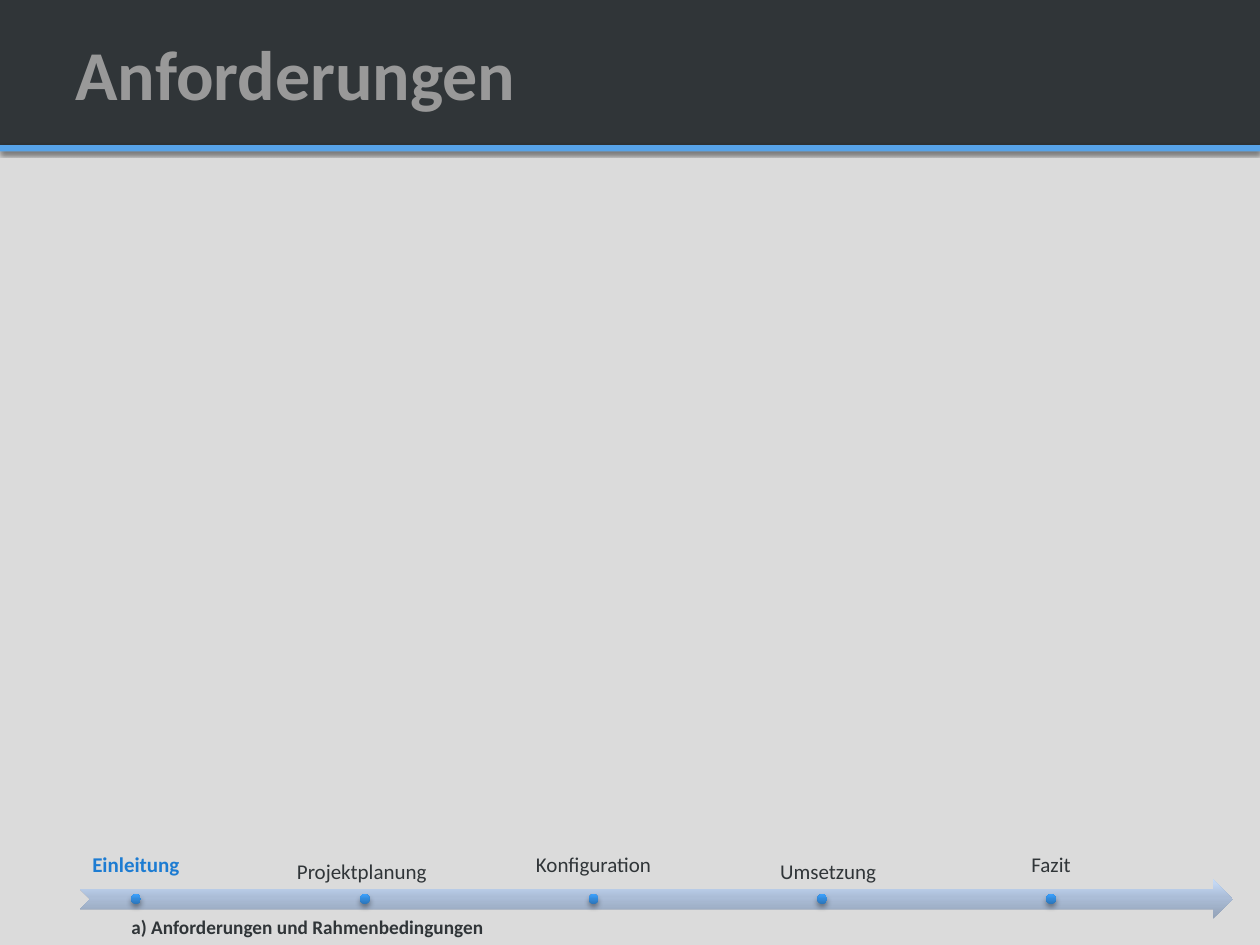
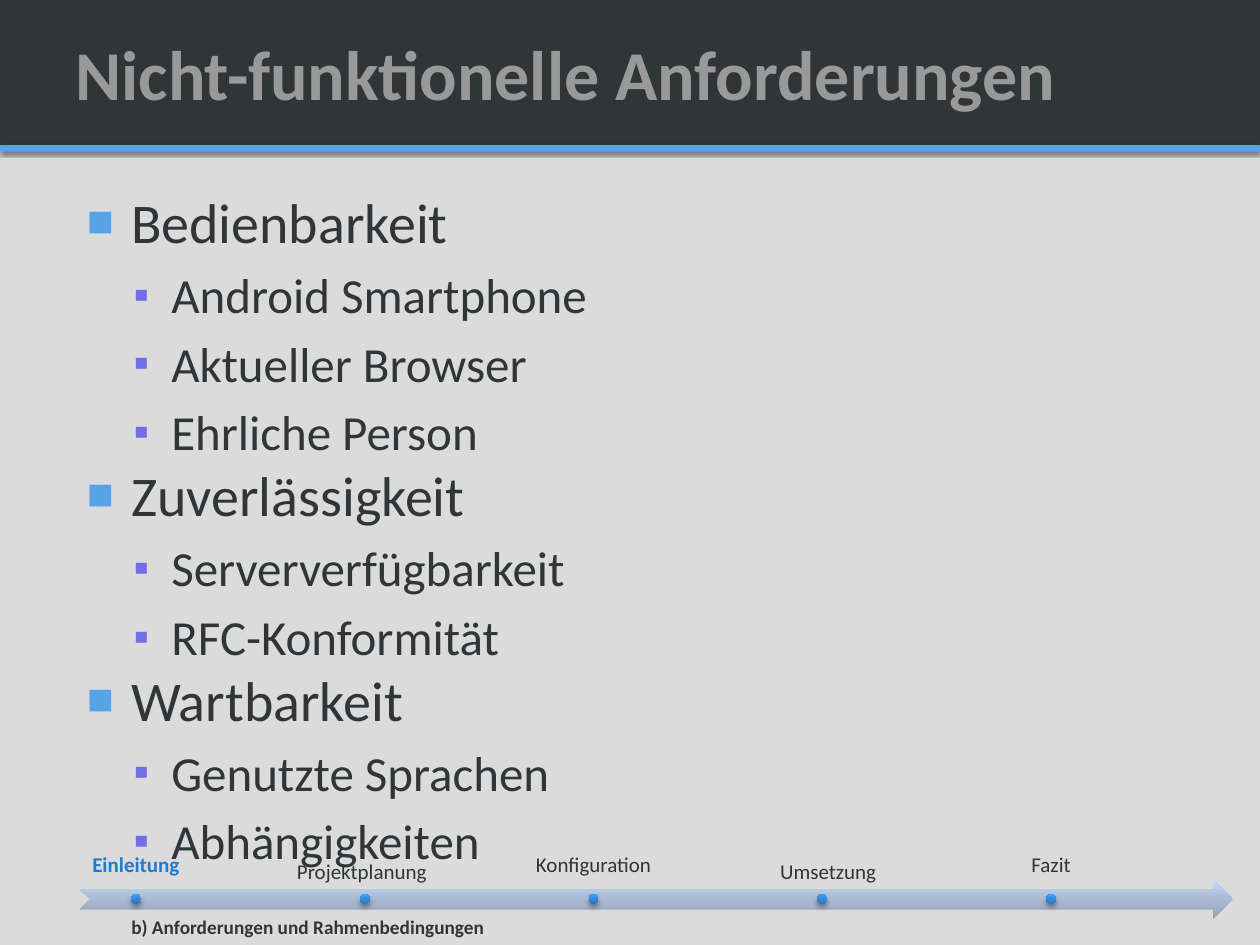
Before and after one commit to SAS-Systems/Unveiled-Documentation, a slide deck: slide 7 of Unveiled_MidtermPresentation_V0.1.pptx (slide 6 before the commit). Drawn at 1260x945 pixels with LibreOffice and Linux fonts; fonts in the diff are those of the drawing; background and template pictures are left out. Boxes give left, top, right and bottom in pixels: in the first picture for what was removed or moved away, otherwise in the second. Text is boxed around its words. In the diff, an @@ line names an element or a change of style, - is before the commit and + after.

Commit message:
added my changes

```diff
--- a/Unveiled_MidtermPresentation_V0.1.pptx
+++ b/Unveiled_MidtermPresentation_V0.1.pptx
@@ title at (76, 51, 1055, 112): text changed @@
-Anforderungen
+Nicht-funktionelle Anforderungen
@@ text added at (131, 204, 587, 799), 28 pt, text #303538 @@
+■ Bedienbarkeit
+  ▪ Android Smartphone
+  ▪ Aktueller Browser
+  ▪ Ehrliche Person
+■ Zuverlässigkeit
+  ▪ Serververfügbarkeit
+  ▪ RFC-Konformität
+■ Wartbarkeit
+  ▪ Genutzte Sprachen
+  ▪ Abhängigkeiten
@@ text at (131, 920, 484, 938): text changed @@
-a) Anforderungen und Rahmenbedingungen
+b) Anforderungen und Rahmenbedingungen
```
Also in this commit, not shown: 3 other slides changed, 1 slide added.
